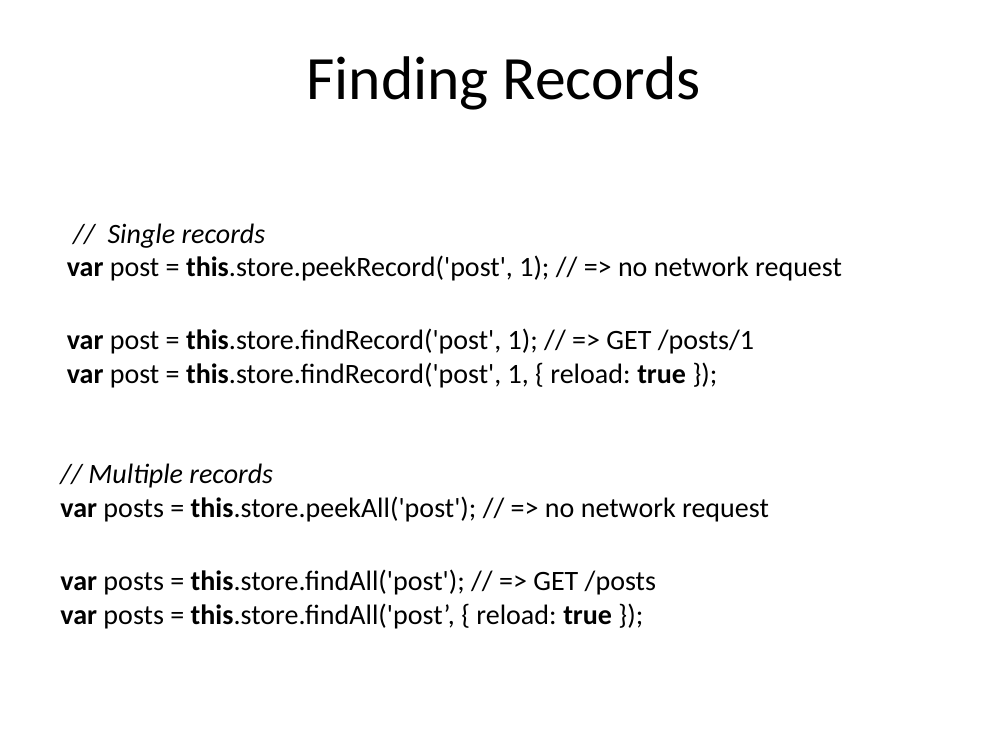
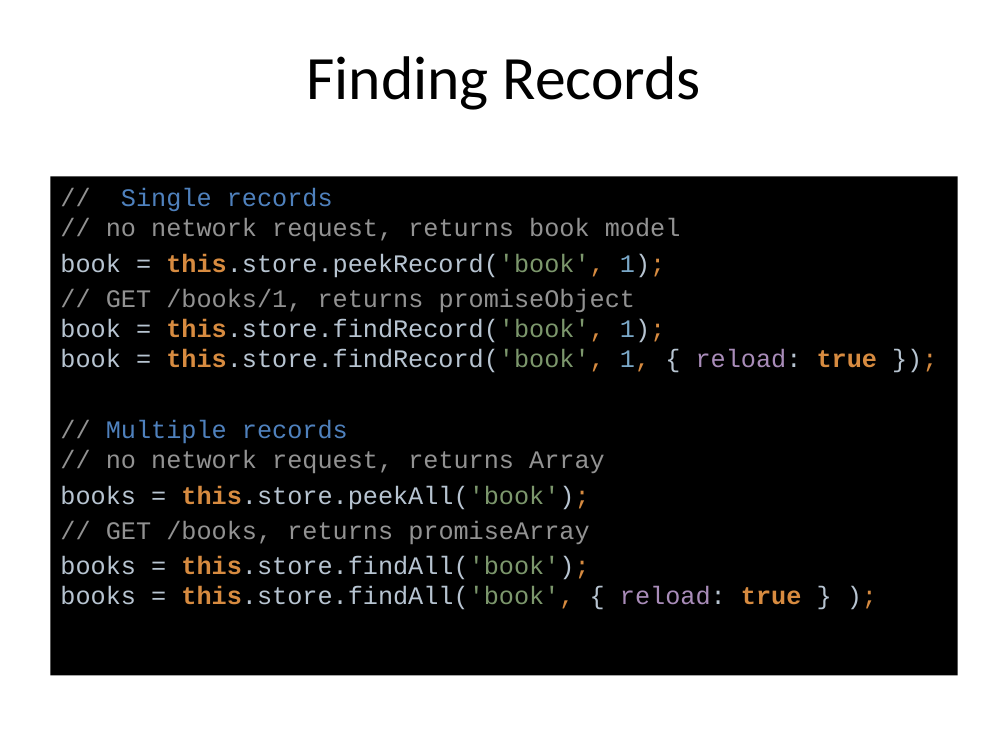
Before and after one commit to cah-brian-gantzler/ember-data-demo1, a slide deck: slide 26 of ember-data-demo1.pptx (slide 27 before the commit). Drawn at 1008x756 pixels with LibreOffice and Linux fonts; fonts in the diff are those of the drawing. Boxes give left, top, right and bottom in pixels: in the first picture for what was removed or moved away, otherwise in the second. Text is boxed around its words. In the diff, an @@ line names an element or a change of style, - is before the commit and + after.

```diff
--- a/ember-data-demo1.pptx
+++ b/ember-data-demo1.pptx
@@ text "// Single records // no ...": place and size @@
-text "// Single records // no ..." at box(60, 223, 842, 629)
+text "// Single records // no ..." at box(50, 176, 958, 675)
@@ text "// Single records // no ..." at box(50, 176, 958, 675): fill none to #000000 @@
@@ text at box(60, 188, 877, 610): text changed; size 20 to 18 pt; font Calibri to Courier New; text colour #000000 to #B7C4D1 @@
-// Single records
-var post = this.store.peekRecord('post', 1); // => no network request
-var post = this.store.findRecord('post', 1); // => GET /posts/1
-var post = this.store.findRecord('post', 1, { reload: true });
-// Multiple records
-var posts = this.store.peekAll('post'); // => no network request
-var posts = this.store.findAll('post'); // => GET /posts
-var posts = this.store.findAll('post’, { reload: true });
+// Single records
+// no network request, returns book model
+book = this.store.peekRecord('book', 1);
+// GET /books/1, returns promiseObject
+book = this.store.findRecord('book', 1);
+book = this.store.findRecord('book', 1, { reload: true });
+// Multiple records
+// no network request, returns Array
+books = this.store.peekAll('book');
+// GET /books, returns promiseArray
+books = this.store.findAll('book');
+books = this.store.findAll('book', { reload: true } );
```
Also in this commit, not shown: 20 other slides changed, 8 slides added, 9 slides removed, 10 other files.
